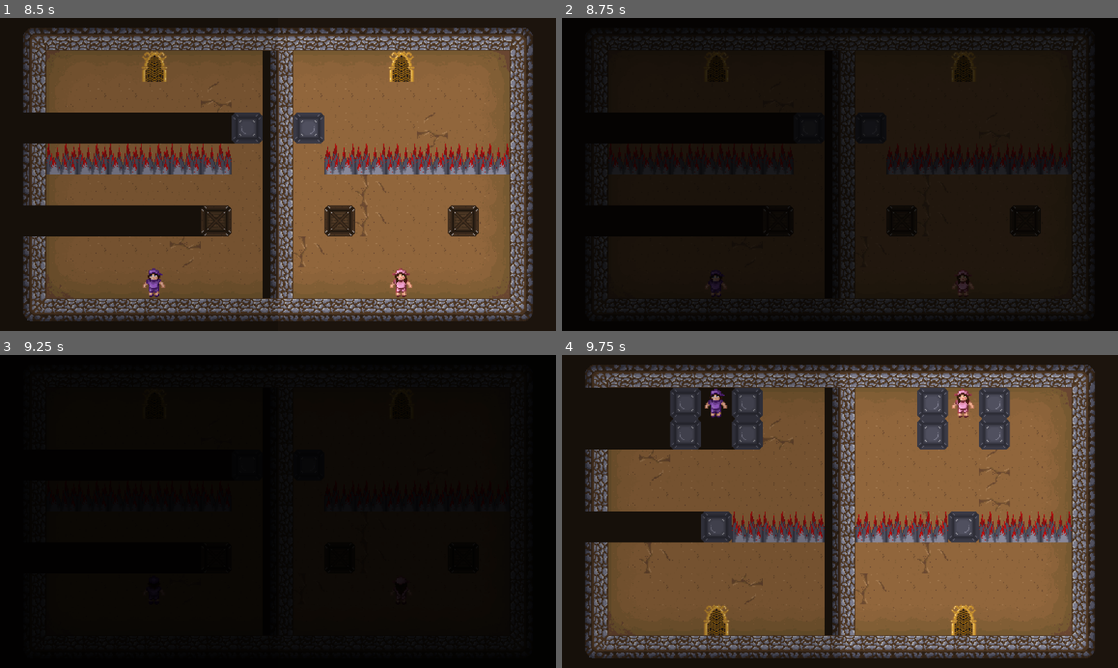
Above: before the commit, frames 1-4 (two rows, left to right).
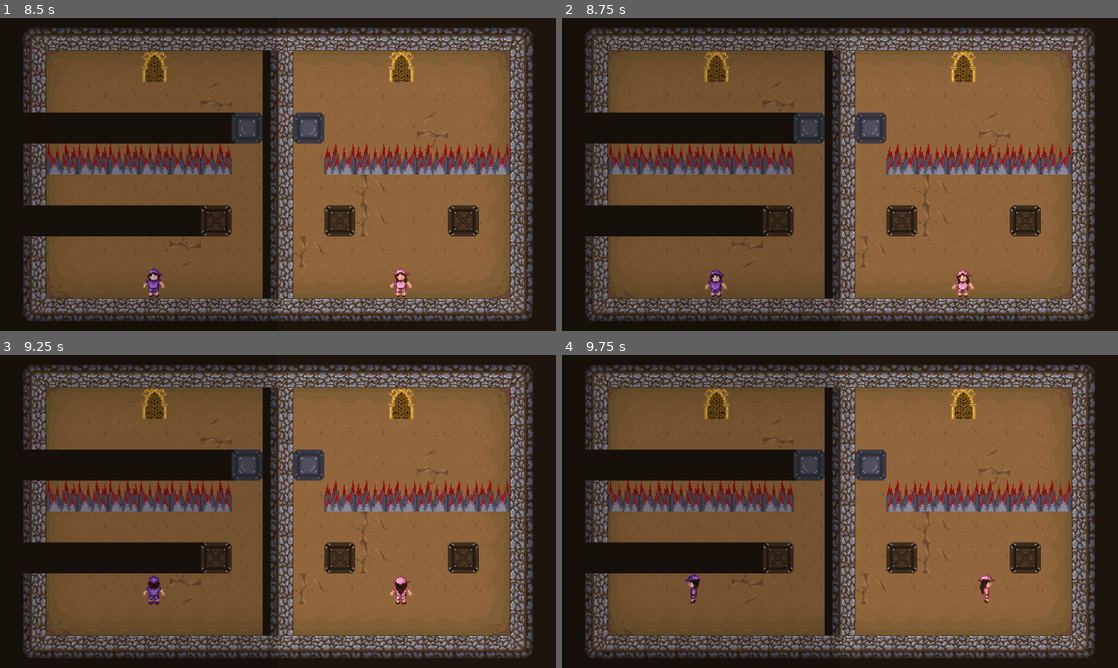
Above: after the commit, the same moments.

Repository: Vlad-935/Reflective-Trust
Game: Godot game, scene res://scenes/root.tscn
Same seed, same stepped clock (60 frames per second), same inputs: the game is played once before the commit and once after it.
Inputs (mouse positions are in pixels of both pictures, inside the frame that each line leads up to):
- Up to frame 1 (8.5 s): click "Play" at 0.5 s; click "Play" at 1.25 s; click "Mari" at 2 s; tap Enter (ui_accept) at 2.75, 3.6, 3.77, 4.07, 5.1, 5.27, 5.57, 6.6, 6.77, 7.07, 8.1, 8.27 s; move the mouse to (400, 158) at 2.77 s; hold D (move right) 2.78-3.53 s; hold Enter (ui_accept) 2.78-3.53 s; click (400, 158) at 2.92 s; move the mouse to (166, 190) at 3.52 s; hold S (move down) 3.53-4.28 s; move the mouse to (333, 105) at 4.27 s; hold D (move right) 4.28-5.03 s; hold Enter (ui_accept) 4.28-5.03 s; move the mouse to (250, 237) at 5.02 s; hold W (move up) 5.03-5.78 s; click (250, 237) at 5.17 s; move the mouse to (444, 221) at 5.77 s; hold Enter (ui_accept) 5.78-6.53 s; hold A (move left) 5.78-7.28 s; move the mouse to (111, 127) at 6.52 s; tap R (reset level) at 7.25 s; move the mouse to (305, 174) at 7.27 s; hold S (move down) 7.28-8.03 s; hold Enter (ui_accept) 7.28-8.03 s; click (305, 174) at 7.42 s; move the mouse to (194, 96) at 8.02 s; hold D (move right) from 8.03 s (still down)
- Up to frame 2 (8.75 s): keep holding D (move right); tap Enter (ui_accept) at 8.57 s
- Up to frame 3 (9.25 s): move the mouse to (400, 495) at 8.77 s; release D (move right) at 8.78 s; hold W (move up) from 8.78 s (still down); hold Enter (ui_accept) from 8.78 s (still down)
- Up to frame 4 (9.75 s): move the mouse to (728, 527) at 9.52 s; release W (move up) at 9.53 s; release Enter (ui_accept) at 9.53 s; hold D (move right) from 9.53 s (still down); tap Enter (ui_accept) at 9.6 s; click (728, 527) at 9.67 s

Frame 1 is identical in both runs. In frame 2, 78% of the frame differs, in the area x 4-96%, y 3-97%; in frame 3, 85%, in the area x 4-100%, y 0-100%; in frame 4, 30%.

Commit message:
Created Level 8

Diff:
--- a/reflective-trust/globals/level_manager.gd
+++ b/reflective-trust/globals/level_manager.gd
@@ -20,7 +20,7 @@
 
 
 func change_level():
-	if is_changing_level:
+	if is_changing_level or is_restarting:
 		return
 
 	is_changing_level = true
--- a/reflective-trust/scenes/levels/level_8.tscn
+++ b/reflective-trust/scenes/levels/level_8.tscn
@@ -115,12 +115,16 @@
 [node name="Objects" type="Node2D" parent="." unique_id=1600244550]
 
 [node name="Moveable_Object" parent="Objects" unique_id=901920368 instance=ExtResource("5_hsvsk")]
-position = Vector2(64, 32)
-INITIAL_POSITION = Vector2(64, 32)
+position = Vector2(160, 0)
+INITIAL_POSITION = Vector2(160, 0)
+
+[node name="Moveable_Object3" parent="Objects" unique_id=1664970766 instance=ExtResource("5_hsvsk")]
+position = Vector2(160, 32)
+INITIAL_POSITION = Vector2(160, 32)
 
 [node name="Moveable_Object2" parent="Objects" unique_id=662952918 instance=ExtResource("5_hsvsk")]
-position = Vector2(128, 32)
-INITIAL_POSITION = Vector2(128, 32)
+position = Vector2(96, -64)
+INITIAL_POSITION = Vector2(96, -64)
 
 [node name="Spikes" type="Node2D" parent="." unique_id=135123093]
 
@@ -132,21 +136,13 @@
 position = Vector2(64, -32)
 INITIAL_POSITION = Vector2(64, -32)
 
-[node name="Spikes2" parent="Spikes" unique_id=2132462874 instance=ExtResource("6_fcb7b")]
-position = Vector2(32, -32)
-INITIAL_POSITION = Vector2(32, -32)
-
-[node name="Spikes9" parent="Spikes" unique_id=1534575484 instance=ExtResource("6_fcb7b")]
-position = Vector2(128, -64)
-INITIAL_POSITION = Vector2(128, -64)
-
 [node name="Spikes5" parent="Spikes" unique_id=271020738 instance=ExtResource("6_fcb7b")]
 position = Vector2(192, -32)
 INITIAL_POSITION = Vector2(192, -32)
 
 [node name="Spikes11" parent="Spikes" unique_id=404009226 instance=ExtResource("6_fcb7b")]
-position = Vector2(224, -32)
-INITIAL_POSITION = Vector2(224, -32)
+position = Vector2(128, -32)
+INITIAL_POSITION = Vector2(128, -32)
 
 [node name="Spikes6" parent="Spikes" unique_id=489454812 instance=ExtResource("6_fcb7b")]
 position = Vector2(160, -32)
@@ -156,33 +152,89 @@
 position = Vector2(96, 0)
 INITIAL_POSITION = Vector2(96, 0)
 
+[node name="Spikes9" parent="Spikes" unique_id=318669486 instance=ExtResource("6_fcb7b")]
+position = Vector2(64, 0)
+INITIAL_POSITION = Vector2(64, 0)
+
+[node name="Spikes13" parent="Spikes" unique_id=2036703199 instance=ExtResource("6_fcb7b")]
+position = Vector2(32, 0)
+INITIAL_POSITION = Vector2(32, 0)
+
 [node name="Spikes8" parent="Spikes" unique_id=1934771856 instance=ExtResource("6_fcb7b")]
-position = Vector2(96, 32)
-INITIAL_POSITION = Vector2(96, 32)
-
-[node name="Spikes10" parent="Spikes" unique_id=2054180607 instance=ExtResource("6_fcb7b")]
-position = Vector2(160, 32)
-INITIAL_POSITION = Vector2(160, 32)
-
-[node name="Doors" type="Node2D" parent="." unique_id=43413500]
-
-[node name="Door" parent="Doors" unique_id=631447732 instance=ExtResource("7_ov8fk")]
-position = Vector2(128, -96)
-INITIAL_POSITION = Vector2(128, -96)
-
-[node name="Walls" type="Node2D" parent="." unique_id=206211615]
-
-[node name="Wall" parent="Walls" unique_id=842118338 instance=ExtResource("8_pmra4")]
+position = Vector2(192, 32)
+INITIAL_POSITION = Vector2(192, 32)
+
+[node name="Spikes15" parent="Spikes" unique_id=522027828 instance=ExtResource("6_fcb7b")]
 position = Vector2(64, 96)
 INITIAL_POSITION = Vector2(64, 96)
 
-[node name="Wall2" parent="Walls" unique_id=181667213 instance=ExtResource("8_pmra4")]
-position = Vector2(64, 64)
-INITIAL_POSITION = Vector2(64, 64)
+[node name="Spikes17" parent="Spikes" unique_id=834564761 instance=ExtResource("6_fcb7b")]
+position = Vector2(96, 96)
+INITIAL_POSITION = Vector2(96, 96)
+
+[node name="Spikes18" parent="Spikes" unique_id=1459564794 instance=ExtResource("6_fcb7b")]
+position = Vector2(128, 96)
+INITIAL_POSITION = Vector2(128, 96)
+
+[node name="Spikes19" parent="Spikes" unique_id=880323266 instance=ExtResource("6_fcb7b")]
+position = Vector2(160, 96)
+INITIAL_POSITION = Vector2(160, 96)
+
+[node name="Spikes22" parent="Spikes" unique_id=1896548985 instance=ExtResource("6_fcb7b")]
+position = Vector2(160, 128)
+INITIAL_POSITION = Vector2(160, 128)
+
+[node name="Spikes20" parent="Spikes" unique_id=407330585 instance=ExtResource("6_fcb7b")]
+position = Vector2(192, 96)
+INITIAL_POSITION = Vector2(192, 96)
+
+[node name="Spikes23" parent="Spikes" unique_id=438638252 instance=ExtResource("6_fcb7b")]
+position = Vector2(192, 128)
+INITIAL_POSITION = Vector2(192, 128)
+
+[node name="Spikes21" parent="Spikes" unique_id=1348961412 instance=ExtResource("6_fcb7b")]
+position = Vector2(224, 96)
+INITIAL_POSITION = Vector2(224, 96)
+
+[node name="Spikes24" parent="Spikes" unique_id=2008454192 instance=ExtResource("6_fcb7b")]
+position = Vector2(224, 128)
+INITIAL_POSITION = Vector2(224, 128)
+
+[node name="Spikes16" parent="Spikes" unique_id=1946141171 instance=ExtResource("6_fcb7b")]
+position = Vector2(32, 128)
+INITIAL_POSITION = Vector2(32, 128)
+
+[node name="Spikes12" parent="Spikes" unique_id=1760968791 instance=ExtResource("6_fcb7b")]
+position = Vector2(128, 32)
+INITIAL_POSITION = Vector2(128, 32)
+
+[node name="Spikes14" parent="Spikes" unique_id=168112757 instance=ExtResource("6_fcb7b")]
+position = Vector2(224, 32)
+INITIAL_POSITION = Vector2(224, 32)
+
+[node name="Spikes25" parent="Spikes" unique_id=352426156 instance=ExtResource("6_fcb7b")]
+position = Vector2(224, 32)
+INITIAL_POSITION = Vector2(224, 32)
+
+[node name="Doors" type="Node2D" parent="." unique_id=43413500]
+
+[node name="Door" parent="Doors" unique_id=631447732 instance=ExtResource("7_ov8fk")]
+position = Vector2(128, 128)
+INITIAL_POSITION = Vector2(128, 128)
+
+[node name="Walls" type="Node2D" parent="." unique_id=206211615]
 
 [node name="Wall4" parent="Walls" unique_id=263724677 instance=ExtResource("8_pmra4")]
-position = Vector2(224, 0)
-INITIAL_POSITION = Vector2(224, 0)
+position = Vector2(160, -96)
+INITIAL_POSITION = Vector2(160, -96)
+
+[node name="Wall5" parent="Walls" unique_id=181667213 instance=ExtResource("8_pmra4")]
+position = Vector2(224, -32)
+INITIAL_POSITION = Vector2(224, -32)
+
+[node name="Wall6" parent="Walls" unique_id=119821183 instance=ExtResource("8_pmra4")]
+position = Vector2(192, 64)
+INITIAL_POSITION = Vector2(192, 64)
 
 [node name="Player_Reflection" parent="." unique_id=2030126838 instance=ExtResource("9_1bx01")]
 unique_name_in_owner = true
@@ -192,5 +244,5 @@
 
 [node name="Player" parent="." unique_id=655855357 instance=ExtResource("9_1bx01")]
 unique_name_in_owner = true
-position = Vector2(128, 128)
-INITIAL_POSITION = Vector2(128, 128)
+position = Vector2(128, -96)
+INITIAL_POSITION = Vector2(128, -96)
